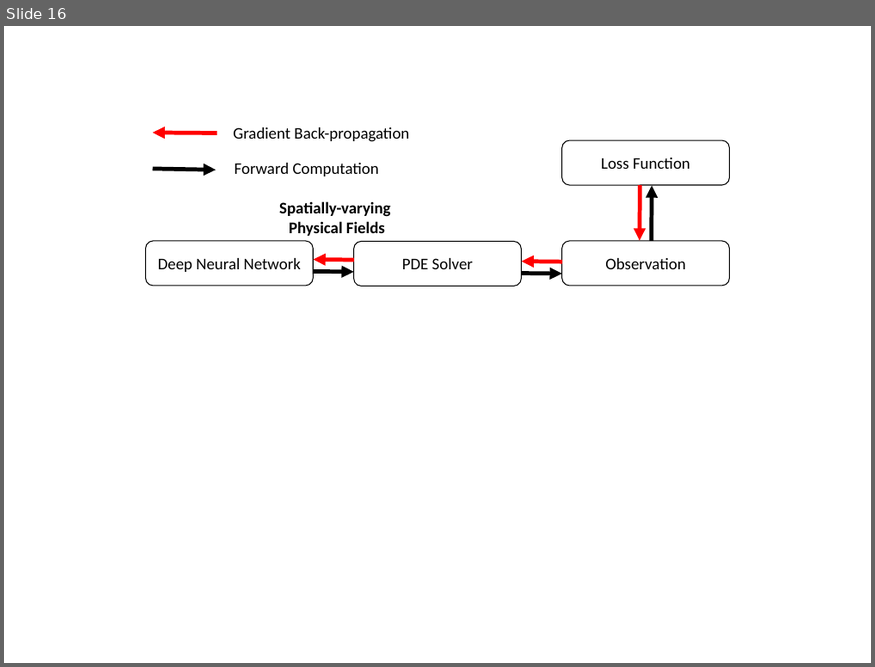
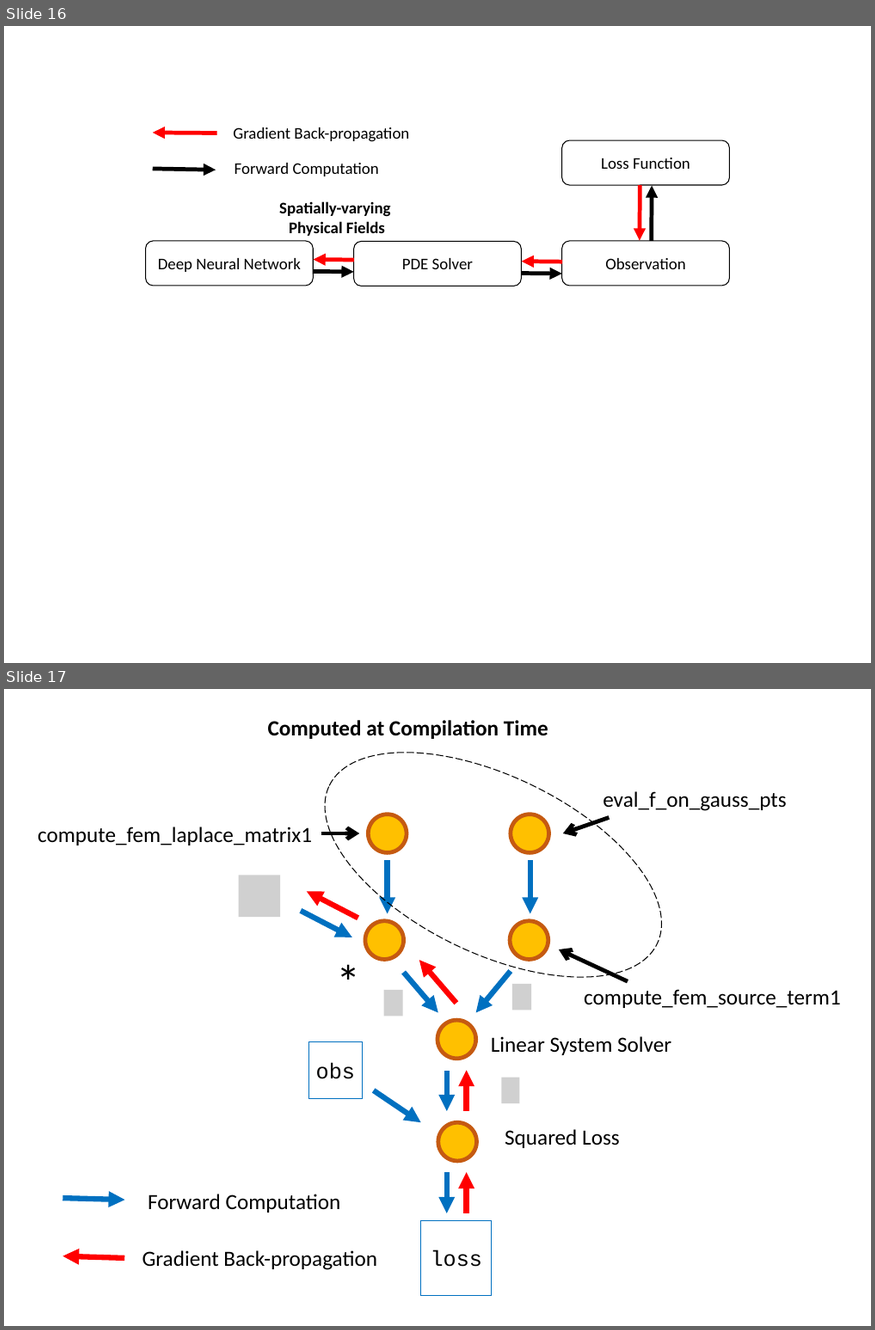
Before and after one commit to ADCMEMarket/ADCMEImages, a slide deck: Slides/figures.pptx. Shown one above the other, each under a label of ours: slide 16 before the commit, slides 16 and 17 after it. The pictures are 875x667 and 875x1330 pixels, drawn with LibreOffice and Linux fonts; fonts in the diff are those of the drawing; grey boxes stand for pictures. Boxes give left, top, right and bottom in pixels: in the first picture for what was removed or moved away, otherwise in the second. Text is boxed around its words. In the diff, an @@ line names an element or a change of style, - is before the commit and + after.

```diff
--- a/Slides/figures.pptx
+++ b/Slides/figures.pptx
@@ slide 17 added at (4,689,871,1326), background #FFFFFF @@
@@ group added at (38,705,841,1296): 17 arrows, 9 texts, 7 ellipses, 4 pictures, 2 rectangles @@
+compute_fem_laplace_matrix1
+eval_f_on_gauss_pts
+compute_fem_source_term1
+*
+Linear System Solver
+Squared Loss
+obs
+loss
+Computed at Compilation Time
+Gradient Back-propagation
+Forward Computation
```
Also in this commit, not shown: 1 other slide added, 2 other files.
